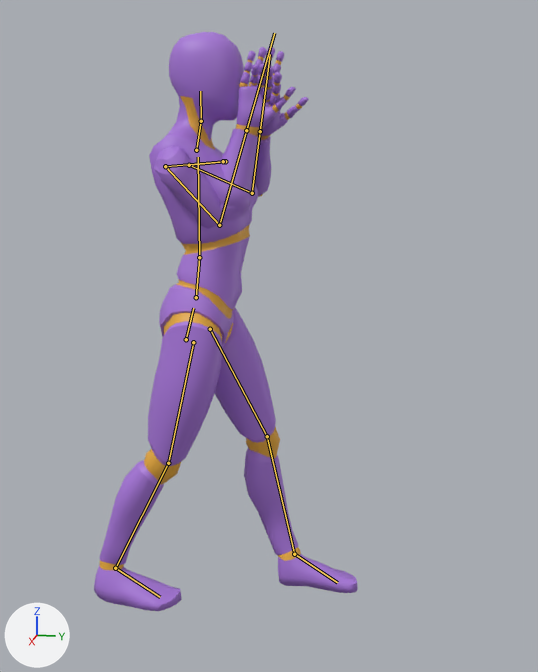
The glTF model jogo-t1/modelos/manequim-f-roxa.glb, before and after one commit.
Camera for both pictures: a camera (50 mm lens) standing at (2.155, 0.642, 1.43) and looking at (0.05, 0.221, 0.904). The axes (+X, +Y, +Z) are drawn at lower left. The lights are the same throughout. The first picture is the older version. Both versions are drawn at frame 9 of the action 'ataque_v3_f_fase2'; the numbers are the values there. The bones that change, and the others that lie on the model, are drawn over the model as lines.

Names of what the first picture shows: 'Mannequin_F'.
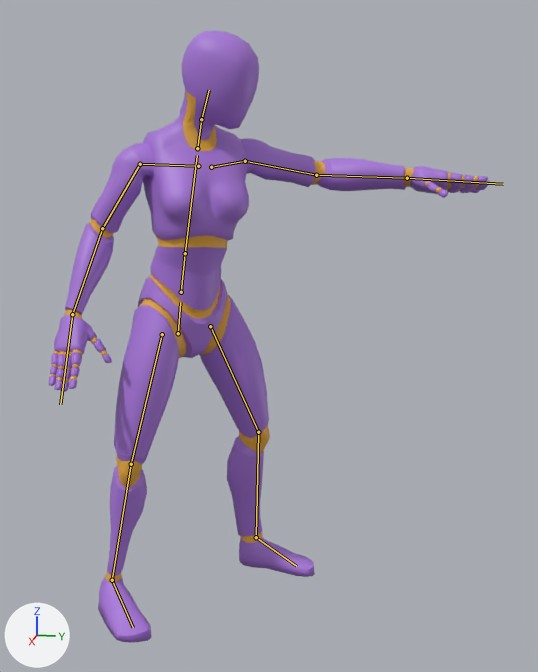
The edits, one by one:
Bone 'hips' (bone_hips) moves from (0.0, -0.049, 0.013) to (0.027, -0.047, -0.024).
Bone 'hips' (bone_hips) turns from (0, 0, 0) to (-9, -38, 11) degrees about its own x, y and z.
Bone 'spine' (bone_spine) turns from (0, 0, 0) to (10, -4, -1) degrees about its own x, y and z.
Bone 'chest' (bone_chest) turns from (2, 5, 0) to (10, -11, -2) degrees about its own x, y and z.
Bone 'neck' (bone_neck) moves from (0.0, -0.001, -0.003) to (0.0, 0.0, 0.0).
Bone 'neck' (bone_neck) turns from (-2, -5, 1) to (-10, 8, -1) degrees about its own x, y and z.
Bone 'head' (bone_head) turns from (0, 0, 0) to (18, 42, 5) degrees about its own x, y and z.
Bone 'shoulder.L' (bone_shoulder_l) moves from (-0.002, 0.002, 0.0) to (0.0, 0.0, 0.0).
Bone 'shoulder.L' (bone_shoulder_l) turns from (0, 0, 0) to (4, -1, -7) degrees about its own x, y and z.
Bone 'upper_arm.L' (bone_upper_arm_l) turns from (-23, -15, -64) to (-5, -1, -15) degrees about its own x, y and z.
Bone 'forearm.L' (bone_forearm_l) turns from (155, 24, 59) to (17, -40, -28) degrees about its own x, y and z.
Bone 'hand.L' (bone_hand_l) turns from (0, 2, -1) to (-4, 6, -5) degrees about its own x, y and z.
Bone 'shoulder.R' (bone_shoulder_r) moves from (0.002, 0.002, 0.0) to (0.0, 0.0, 0.0).
Bone 'shoulder.R' (bone_shoulder_r) turns from (0, 0, 0) to (-7, -2, -1) degrees about its own x, y and z.
Bone 'upper_arm.R' (bone_upper_arm_r) turns from (-75, 42, 47) to (-59, -3, -6) degrees about its own x, y and z.
Bone 'forearm.R' (bone_forearm_r) turns from (167, 19, -66) to (-3, -4, 32) degrees about its own x, y and z.
Bone 'hand.R' (bone_hand_r) turns from (0, -1, 1) to (-5, -23, 21) degrees about its own x, y and z.
Bone 'thigh.L' (bone_thigh_l) turns from (-28, 0, -1) to (-5, -1, -21) degrees about its own x, y and z.
Bone 'shin.L' (bone_shin_l) turns from (11, 0, 0) to (18, -39, 3) degrees about its own x, y and z.
Bone 'foot.L' (bone_foot_l) turns from (17, -1, 0) to (1, -4, 12) degrees about its own x, y and z.
Bone 'thigh.R' (bone_thigh_r) turns from (13, 0, 1) to (2, 0, 19) degrees about its own x, y and z.
Bone 'shin.R' (bone_shin_r) turns from (9, 0, 0) to (15, 42, -4) degrees about its own x, y and z.
Bone 'foot.R' (bone_foot_r) turns from (-22, 1, 0) to (-1, -11, -41) degrees about its own x, y and z.

Location of each change, (x1, y1, x2, y2) in pixels of the pictures (538 x 672 px):
'Mannequin_F', posed (67% wider): before (94, 32, 358, 611); after (49, 30, 490, 643)
bone 'hips', root to tip: before (186, 339) to (193, 308); after (178, 333) to (180, 302)
bone 'spine', root to tip: before (196, 297) to (199, 257); after (181, 292) to (185, 253)
bone 'chest', root to tip: before (199, 257) to (198, 157); after (185, 253) to (197, 155)
bone 'neck', root to tip: before (196, 150) to (201, 121); after (197, 148) to (201, 119)
bone 'head', root to tip: before (201, 121) to (200, 91); after (201, 119) to (209, 90)
bone 'shoulder.L', root to tip: before (225, 161) to (189, 165); after (211, 167) to (245, 161)
bone 'upper_arm.L', root to tip: before (189, 165) to (252, 193); after (245, 161) to (316, 175)
bone 'forearm.L', root to tip: before (252, 193) to (260, 131); after (316, 175) to (407, 178)
bone 'hand.L', root to tip: before (260, 131) to (270, 54); after (407, 178) to (503, 184)
bone 'shoulder.R', root to tip: before (223, 161) to (165, 166); after (198, 166) to (140, 164)
bone 'upper_arm.R', root to tip: before (165, 166) to (219, 225); after (140, 164) to (102, 228)
bone 'forearm.R', root to tip: before (219, 225) to (246, 130); after (102, 228) to (72, 314)
bone 'hand.R', root to tip: before (246, 130) to (274, 33); after (72, 314) to (60, 404)
bone 'thigh.L', root to tip: before (210, 329) to (267, 436); after (210, 326) to (258, 432)
bone 'shin.L', root to tip: before (267, 436) to (294, 554); after (258, 432) to (256, 537)
bone 'foot.L', root to tip: before (294, 554) to (337, 582); after (256, 537) to (296, 566)
bone 'thigh.R', root to tip: before (193, 342) to (168, 463); after (162, 334) to (131, 464)
bone 'shin.R', root to tip: before (168, 463) to (115, 568); after (131, 464) to (112, 580)
bone 'foot.R', root to tip: before (115, 568) to (160, 597); after (112, 580) to (133, 627)
